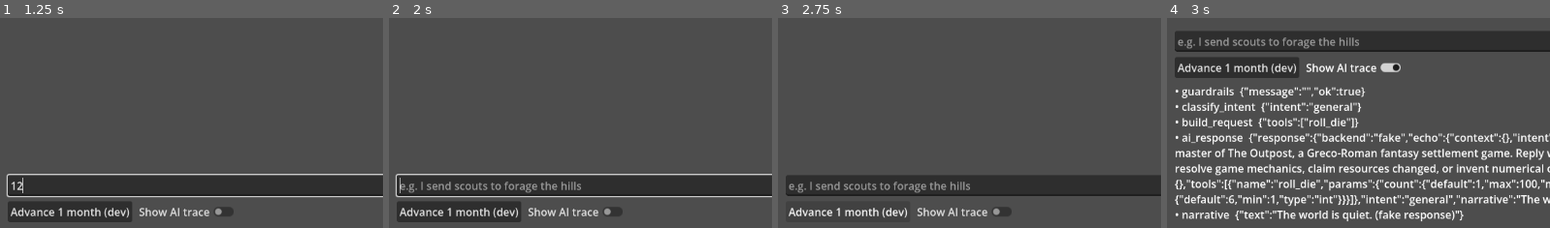
Above: before the commit, frames 1-4 (left to right).
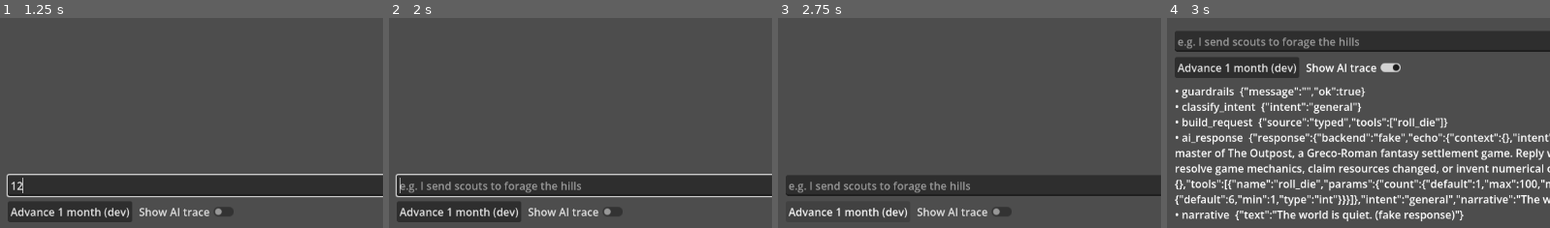
Above: after the commit, the same moments.

Repository: ThiagoVSouza/TheOutpostGodot
Game: Godot game, scene res://core/bootstrap/boot.tscn
The game is run twice, just before and just after one commit, with the same random seed, the same clock (stepped at 60 frames per second) and the same inputs.
Inputs (mouse positions are % of the whole screen's width and height, from its top left):
- Up to frame 1 (1.25 s): click (48, 90) at 0.52 s; type "12" at 0.6 s
- Up to frame 2 (2 s): click "Send" at 1.25 s
- Up to frame 3 (2.75 s): click "Advance 1 month (dev)" at 2 s
- Up to frame 4 (3 s): click "Show AI trace" at 2.75 s
The pictures show only the part of the screen within x 0-50%, y 50-100%; the shares and areas given below are measured in that part.

Frames 1-3 are identical in both runs. In frame 4, 1.1% of the frame differs, in the area x 26-74%, y 47-53%.

Commit message:
T6: input-source seam (D18)
Player text reaches the orchestrator only through a kernel-owned
AiInputRouter. Sources are named handles (AiInputSource) created via
create_source(id); submit() is fire-and-forget and every turn -- success,
busy rejection, or failure -- is broadcast on the event bus as
ai_turn_completed carrying {source_id, text, result}.

The chat screen becomes just the "typed" source: it submits and renders
turns from the event rather than awaiting the orchestrator, so future
voice (M6) and trace replay (M4) plug in as new source ids without
touching it. The source id rides in the orchestrator context and is
recorded in the existing build_request trace stage -- no new trace code,
D21 stays untouched.

Ownership is one-directional (source -> router, router holds no sources)
so the T1 lambda/RefCounted cycle class of leak cannot recur.

Verification: 75/75 GUT tests green (3 new: second-source end-to-end,
two-source busy collision where both sources hear back, source id in the
trace) and manifest validation. Driven headless against the real chat
screen: a typed submit rendered You/Game master and unlocked input, and a
scripted source that never touches the LineEdit completed its own turn.

Co-Authored-By: Claude Opus 4.8 <noreply@anthropic.com>

Diff:
--- a/core/ai/ai_orchestrator.gd
+++ b/core/ai/ai_orchestrator.gd
@@ -106,7 +106,10 @@
 		"context": _as_dict(context.get("context", {})),
 		"tools": _kernel.tools.schemas(),
 	}
-	trace.add("build_request", {"tools": _kernel.tools.tool_names()})
+	trace.add("build_request", {
+		"tools": _kernel.tools.tool_names(),
+		"source": String(context.get("source", "")),
+	})
 
 	# 4. Turn 1.
 	var outcome: Dictionary = await _generate(request, trace, 1)
--- /dev/null
+++ b/core/ai/input_router.gd
@@ -0,0 +1,38 @@
+class_name AiInputRouter
+extends RefCounted
+
+## Routes player text from any [AiInputSource] into the AI orchestrator (D18).
+##
+## The chat screen, future voice capture, and future trace replay are all just
+## sources: they submit text here, the router drives one orchestration, and the
+## outcome — success, busy rejection, or failure — is broadcast on the event bus as
+## [constant EVENT_TURN_COMPLETED] with the originating source id. UI renders
+## replies from that event, so no input path is coupled to the orchestrator.
+
+const EVENT_TURN_COMPLETED := "ai_turn_completed"
+
+var _kernel: GameKernel
+
+
+func _init(kernel: GameKernel) -> void:
+	_kernel = kernel
+
+
+func create_source(source_id: String) -> AiInputSource:
+	return AiInputSource.new(source_id, self)
+
+
+## Submit one message on behalf of a source. The orchestration runs as its own
+## coroutine; 4.7 rejects an unawaited coroutine call, so the lambda-call pattern
+## makes the fire-and-forget explicit.
+func submit(source_id: String, text: String, metadata: Dictionary = {}) -> void:
+	var context := metadata.duplicate()
+	context["source"] = source_id
+	var run := func() -> void:
+		var result: Dictionary = await _kernel.ai_orchestrator.handle_message(text, context)
+		_kernel.events.emit(EVENT_TURN_COMPLETED, {
+			"source_id": source_id,
+			"text": text,
+			"result": result,
+		})
+	run.call()
--- /dev/null
+++ b/core/ai/input_source.gd
@@ -0,0 +1,28 @@
+class_name AiInputSource
+extends RefCounted
+
+## One origin of player text for the AI pipeline (D18): typed chat today; voice and
+## trace replay later.
+##
+## Sources are created via [method AiInputRouter.create_source] and owned by their
+## caller. The source references the kernel-owned router, and the router holds no
+## sources, so no RefCounted cycle forms.
+
+var _id: String
+var _router: AiInputRouter
+
+
+func _init(source_id: String, router: AiInputRouter) -> void:
+	_id = source_id
+	_router = router
+
+
+func id() -> String:
+	return _id
+
+
+## Send one player message into the AI pipeline. Fire-and-forget: the reply is
+## broadcast on the event bus as [constant AiInputRouter.EVENT_TURN_COMPLETED],
+## tagged with this source's id.
+func submit(text: String, metadata: Dictionary = {}) -> void:
+	_router.submit(_id, text, metadata)
--- a/core/kernel.gd
+++ b/core/kernel.gd
@@ -22,6 +22,7 @@
 var ai_availability: AiAvailability
 var llama_server_manager: LlamaServerManager
 var ai_orchestrator: AiOrchestrator
+var input_router: AiInputRouter
 var clock: GameClock
 var scheduler: Scheduler
 var saves: SaveManager
@@ -75,6 +76,10 @@
 	# 8. AI orchestrator ties the above together (needs tools, command_registry, ai,
 	#    commands, workflows, scheduler, events).
 	ai_orchestrator = AiOrchestrator.new(self)
+
+	# 8b. Input-source seam (D18): all player text — typed, voice, replay — reaches
+	#     the orchestrator through this router, never directly from a control.
+	input_router = AiInputRouter.new(self)
 
 	# 9. Discover + load modules; each registers its content through the seams above.
 	modules.load_all(self)
--- a/modules/base_game/screens/chat_screen.gd
+++ b/modules/base_game/screens/chat_screen.gd
@@ -2,11 +2,14 @@
 
 ## The vertical-slice screen: a free-text conversation with the AI game master.
 ##
-## Sends the player's message through [member GameKernel.ai_orchestrator], shows the
-## narrative reply, reflects resource changes, and (for development) exposes the AI trace
-## and a button to advance the calendar so the month-end workflow can be observed.
+## Sends the player's message through the input-source seam (D18): the screen is just
+## the "typed" [AiInputSource] — it submits text via [member GameKernel.input_router]
+## and renders whatever turn completes on the event bus, whichever source produced it.
+## Also reflects resource changes and (for development) exposes the AI trace and a
+## button to advance the calendar so the month-end workflow can be observed.
 ## The UI is built in code to keep the scene file trivial.
 
+var _source: AiInputSource
 var _resource_label: Label
 var _log_label: RichTextLabel
 var _input: LineEdit
@@ -19,6 +22,9 @@
 	if Engine.is_editor_hint():
 		return
 	_build_ui()
+	_source = Kernel.input_router.create_source("typed")
+	# Replies arrive via the event bus (D18), not as a return value of the submit call.
+	Kernel.events.subscribe(AiInputRouter.EVENT_TURN_COMPLETED, _on_turn_completed)
 	# Surface workflow narration (e.g. the end-of-month report) in the conversation log.
 	Kernel.events.subscribe("workflow_narrative", _on_workflow_narrative)
 	# T5: reflect AI outage/recovery state as system messages + the Retry control.
@@ -58,7 +64,7 @@
 	input_row.add_child(_input)
 	_send_button = Button.new()
 	_send_button.text = "Send"
-	_send_button.pressed.connect(func() -> void: await _on_submit(_input.text))
+	_send_button.pressed.connect(func() -> void: _on_submit(_input.text))
 	input_row.add_child(_send_button)
 	_retry_button = Button.new()
 	_retry_button.text = "Retry connection"
@@ -85,8 +91,8 @@
 	vbox.add_child(_trace_label)
 
 
-## Coroutine: a real backend turn takes 0.85-4 s (D22), so input locks while the game
-## master "thinks" and the reply arrives via await without blocking the frame.
+## The typed source's submit path: a real backend turn takes 0.85-4 s (D22), so input
+## locks here and unlocks when the turn's completion event arrives — no frame blocking.
 func _on_submit(text: String) -> void:
 	var message := text.strip_edges()
 	if message.is_empty() or Kernel.ai_orchestrator.is_busy():
@@ -94,9 +100,14 @@
 	_append("[color=aqua]You:[/color] %s" % message)
 	_input.clear()
 	_set_busy(true)
+	_source.submit(message)
 
-	var result: Dictionary = await Kernel.ai_orchestrator.handle_message(message)
+
+## Renders any completed turn, whichever source produced it — a future voice or
+## replayed turn belongs in the conversation log just like a typed one.
+func _on_turn_completed(payload: Dictionary) -> void:
 	_set_busy(false)
+	var result: Dictionary = payload.get("result", {})
 	_append("[color=wheat]Game master:[/color] %s" % result.get("narrative", ""))
 	var applied: Array = result.get("applied_commands", [])
 	if not applied.is_empty():
--- /dev/null
+++ b/tests/integration/test_input_router.gd
@@ -0,0 +1,84 @@
+extends GutTest
+
+## D18 contract tests: the chat screen is just one input source. Any source can feed
+## text through the router, and every completed turn — success or busy rejection —
+## comes back on the event bus tagged with the originating source id.
+
+
+func _make_kernel() -> GameKernel:
+	var kernel := GameKernel.new()
+	add_child_autofree(kernel)
+	return kernel
+
+
+## Subscribes a collector for completed turns; payloads append into `turns`.
+func _collect_turns(kernel: GameKernel, turns: Array) -> void:
+	kernel.events.subscribe(AiInputRouter.EVENT_TURN_COMPLETED, func(payload: Dictionary) -> void:
+		turns.append(payload))
+
+
+func test_second_source_feeds_text_end_to_end() -> void:
+	var kernel := _make_kernel()
+	var turns: Array = []
+	_collect_turns(kernel, turns)
+
+	var source := kernel.input_router.create_source("scripted")
+	assert_eq(source.id(), "scripted")
+	source.submit("hello there outpost")
+	if turns.is_empty():
+		await wait_frames(10)
+
+	assert_eq(turns.size(), 1, "one submission produces exactly one completed turn")
+	var payload: Dictionary = turns[0]
+	assert_eq(String(payload["source_id"]), "scripted")
+	assert_eq(String(payload["text"]), "hello there outpost")
+	var result: Dictionary = payload["result"]
+	assert_true(bool(result["ok"]))
+	assert_false(String(result["narrative"]).strip_edges().is_empty())
+
+
+func test_busy_collision_between_two_sources() -> void:
+	var kernel := _make_kernel()
+	var turns: Array = []
+	_collect_turns(kernel, turns)
+
+	var typed := kernel.input_router.create_source("typed")
+	var voice := kernel.input_router.create_source("voice")
+	typed.submit("hello there outpost")
+	voice.submit("me too")
+	if turns.size() < 2:
+		await wait_frames(10)
+
+	assert_eq(turns.size(), 2, "both sources hear back, even the rejected one")
+	var by_source: Dictionary = {}
+	for payload_v in turns:
+		var payload := payload_v as Dictionary
+		by_source[String(payload["source_id"])] = payload["result"]
+
+	var first: Dictionary = by_source["typed"]
+	assert_true(bool(first["ok"]), "the in-flight orchestration is unaffected")
+	var second: Dictionary = by_source["voice"]
+	assert_false(bool(second["ok"]))
+	assert_eq(String(second["error"]), "busy")
+
+
+func test_source_id_is_recorded_in_the_trace() -> void:
+	var kernel := _make_kernel()
+	var turns: Array = []
+	_collect_turns(kernel, turns)
+
+	var source := kernel.input_router.create_source("replay")
+	source.submit("hello there outpost", {"scope": {"region": "hills"}})
+	if turns.is_empty():
+		await wait_frames(10)
+
+	assert_eq(turns.size(), 1)
+	var result: Dictionary = (turns[0] as Dictionary)["result"]
+	assert_true(bool(result["ok"]))
+	var trace: AiTrace = result["trace"]
+	var recorded := ""
+	for entry_v in trace.entries():
+		var entry := entry_v as Dictionary
+		if String(entry["stage"]) == "build_request":
+			recorded = String((entry["data"] as Dictionary).get("source", ""))
+	assert_eq(recorded, "replay", "the originating source id reaches the pipeline trace")
Not shown, added: core/ai/input_router.gd.uid
Not shown, added: core/ai/input_source.gd.uid
Not shown, added: tests/integration/test_input_router.gd.uid
Not shown, changed: docs/decisions.md
Not shown, changed: docs/handover_next_steps.md
Not shown, changed: docs/plan.md
